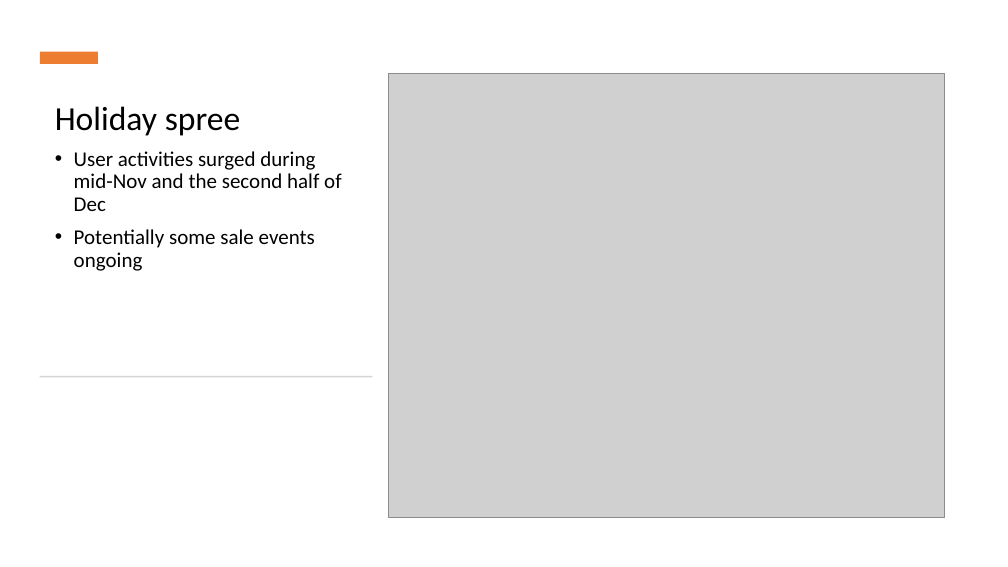
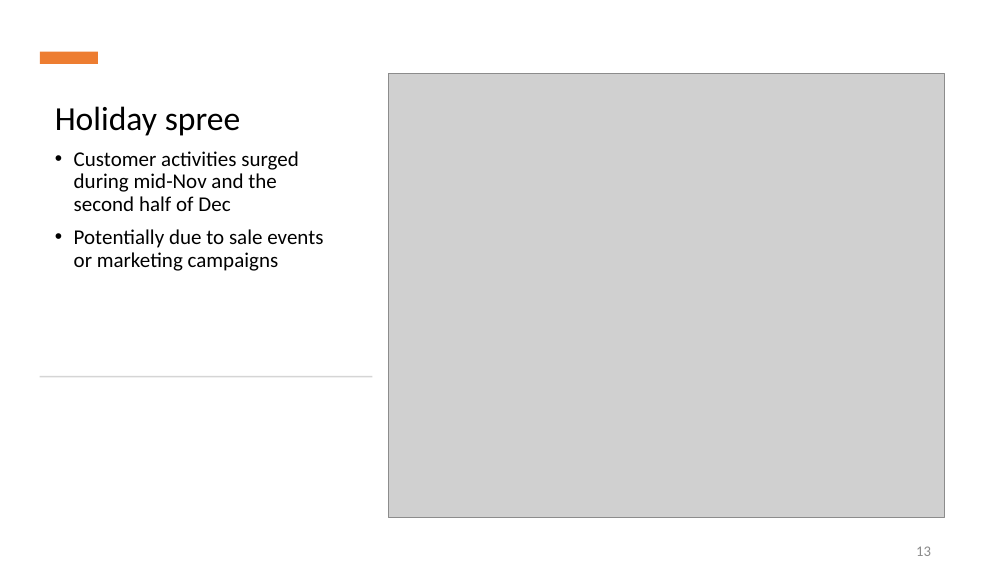
Before and after one commit to yz-joy/user-retention, a slide deck: slide 14 of CustomerRetentionPrediction.pptx (slide 10 before the commit). Drawn at 1008x567 pixels with LibreOffice and Linux fonts; fonts in the diff are those of the drawing; grey boxes stand for pictures. Boxes give left, top, right and bottom in pixels: in the first picture for what was removed or moved away, otherwise in the second. Text is boxed around its words. In the diff, an @@ line names an element or a change of style, - is before the commit and + after.

```diff
--- a/CustomerRetentionPrediction.pptx
+++ b/CustomerRetentionPrediction.pptx
@@ text at bbox=[74, 151, 323, 271]: text changed @@
-• User activities surged during mid-Nov and the second half of Dec
-• Potentially some sale events ongoing
+• Customer activities surged during mid-Nov and the second half of Dec
+• Potentially due to sale events or marketing campaigns
@@ page number added at bbox=[916, 546, 931, 556], 14 pt, text #8C8C8C @@
+13
```
Also in this commit, not shown: 29 other slides changed, 11 slides added, 1 slide removed, 11 other files.
